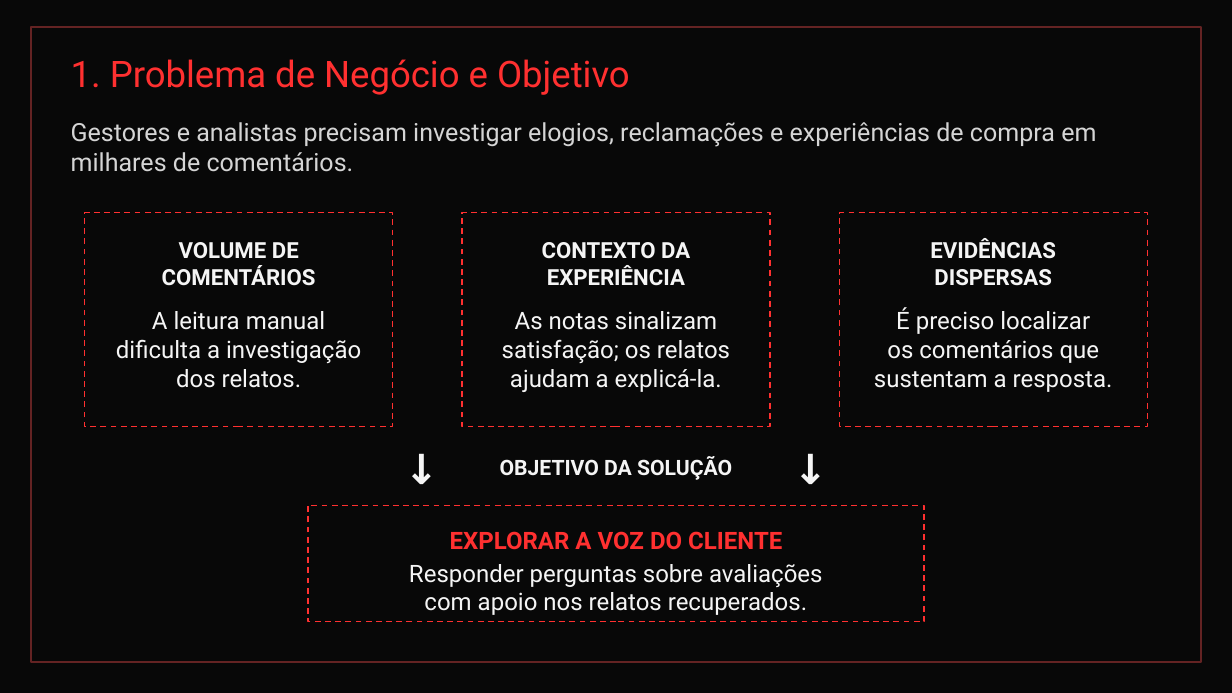
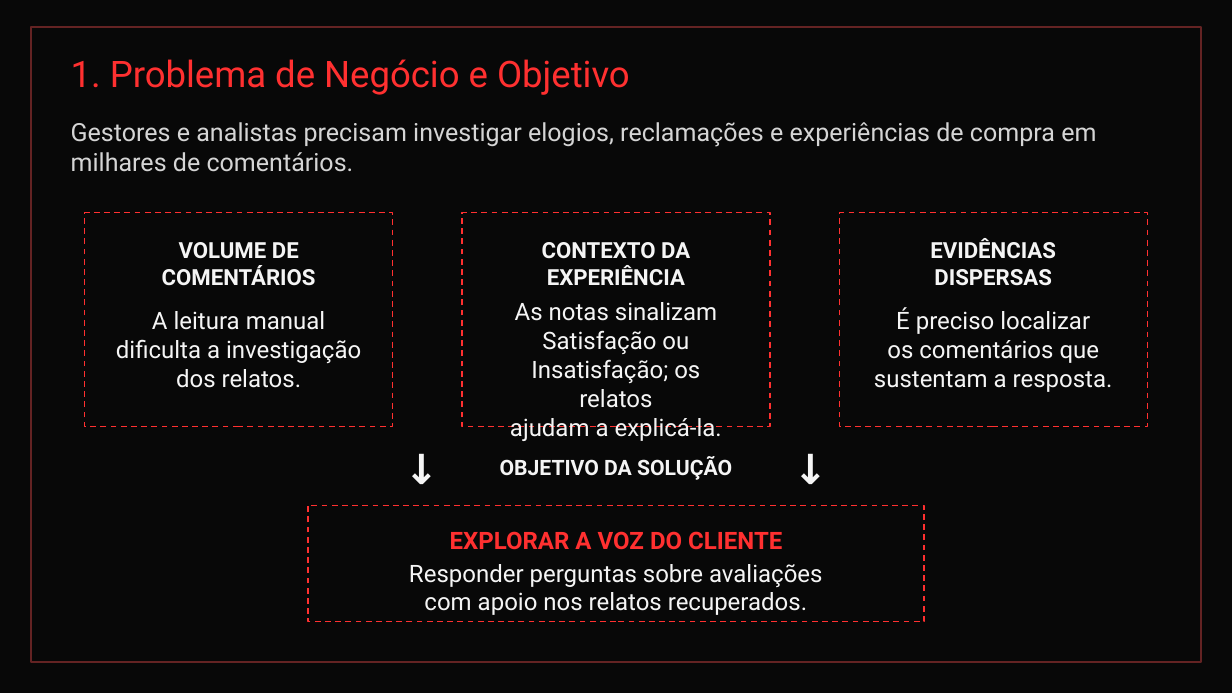
Before and after one commit to RenanTrevelim/olist-voice-of-customer-rag, a slide deck: slide 2 of Tech-Challenge Fase 4 - Apresentação.pptx. Drawn at 1232x693 pixels with LibreOffice and Linux fonts; fonts in the diff are those of the drawing. Boxes give left, top, right and bottom in pixels: in the first picture for what was removed or moved away, otherwise in the second. Text is boxed around its words. In the diff, an @@ line names an element or a change of style, - is before the commit and + after.

Commit message:
atualizando prompt + apresentação do slide

```diff
--- a/Tech-Challenge Fase 4 - Apresentação.pptx
+++ b/Tech-Challenge Fase 4 - Apresentação.pptx
@@ text "As notas sinalizam": place and size @@
-text "As notas sinalizam" at <box>502,311,730,392</box>
+text "As notas sinalizam" at <box>510,302,722,441</box>
@@ text at <box>531,330,700,408</box>: text changed @@
-satisfação; os relatos
+Satisfação ou Insatisfação; os relatos
```
Also in this commit, not shown: 1 other file.
